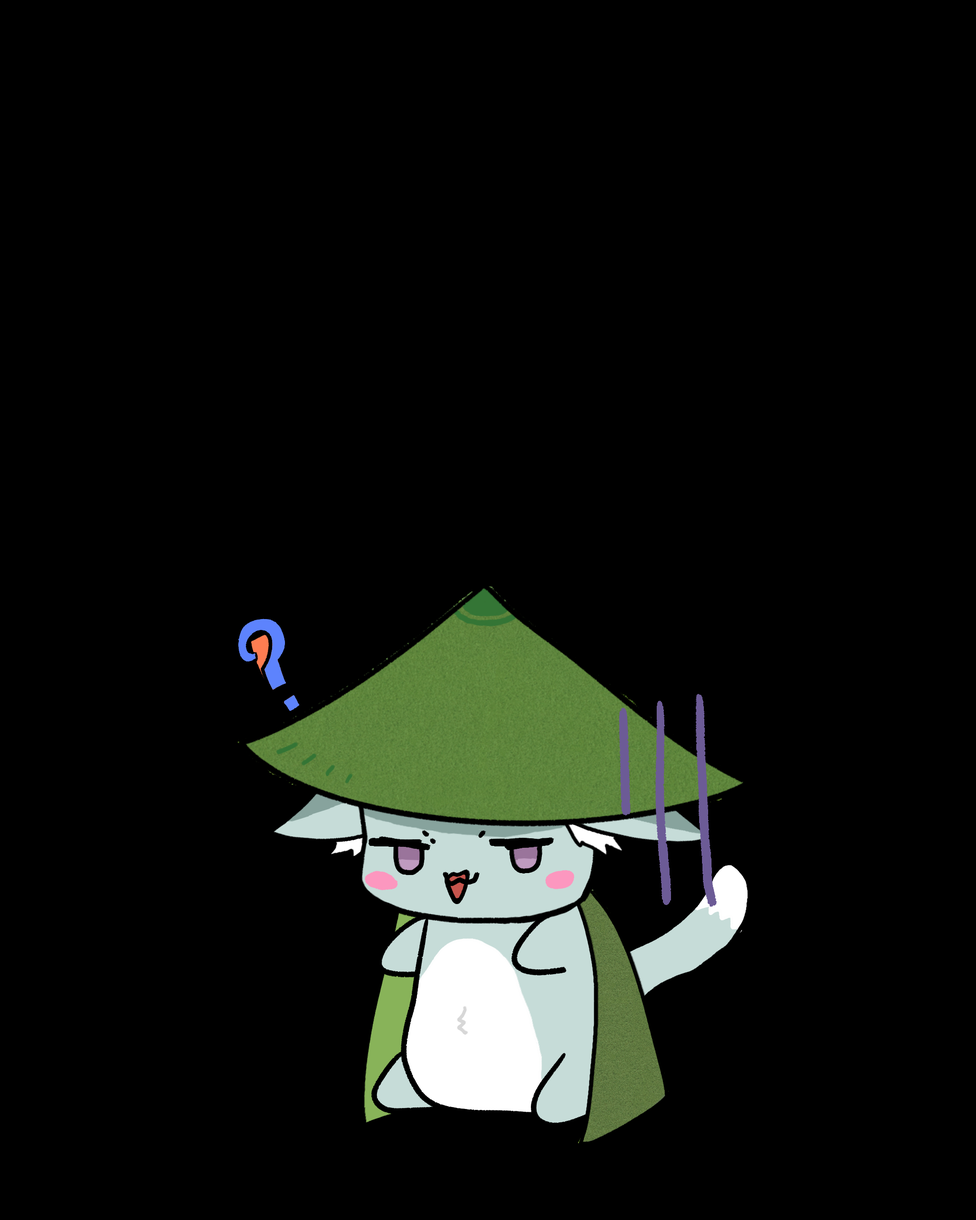
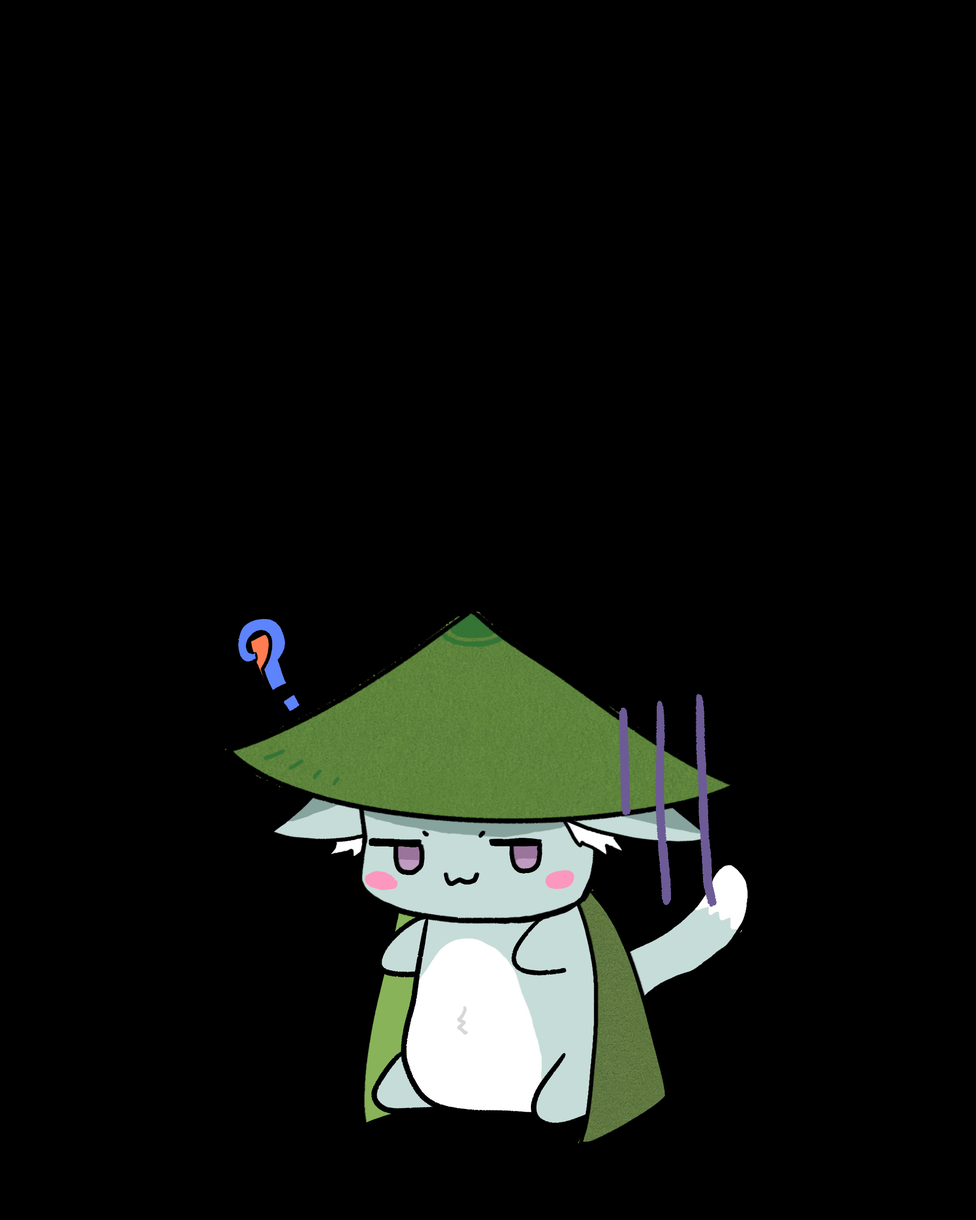
Revision of a layered w=976, h=1220 image; what changed, layer by layer:
hid group "face2" (1 layers) over 368, 829, 543, 905
hid group "face3" (2 layers) over 378, 836, 555, 887
hid group "face4" (1 layers) over 378, 836, 555, 905
renamed "レイヤー56" to "face", painted on it over 378, 836, 555, 905
removed group "フォルダー48" (3 layers) over 398, 841, 543, 905
removed layer "レイヤー47" from group "フォルダー48" over 398, 841, 543, 876
removed layer "レイヤー57" from group "フォルダー48" over 442, 869, 471, 905
removed layer "レイヤー49" from group "フォルダー48" over 398, 842, 541, 873
added group "eye" (1st of 2) with 1 layers above "umbrella" over 398, 841, 543, 876
added layer "eye" (2nd of 2, in "eye") in group "eye" over 398, 841, 543, 876
painted on "umbrella" over 224, 585, 744, 828
painted on "hund_left" over 515, 918, 566, 972
